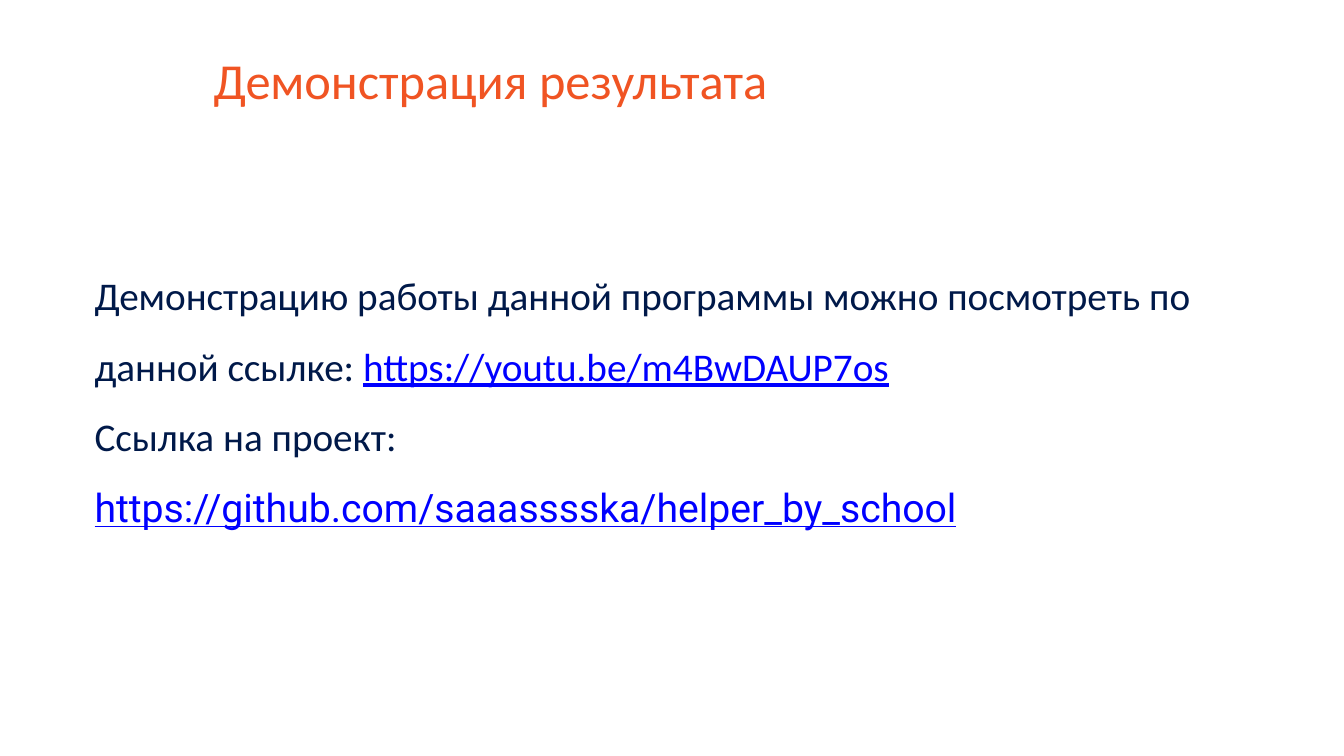
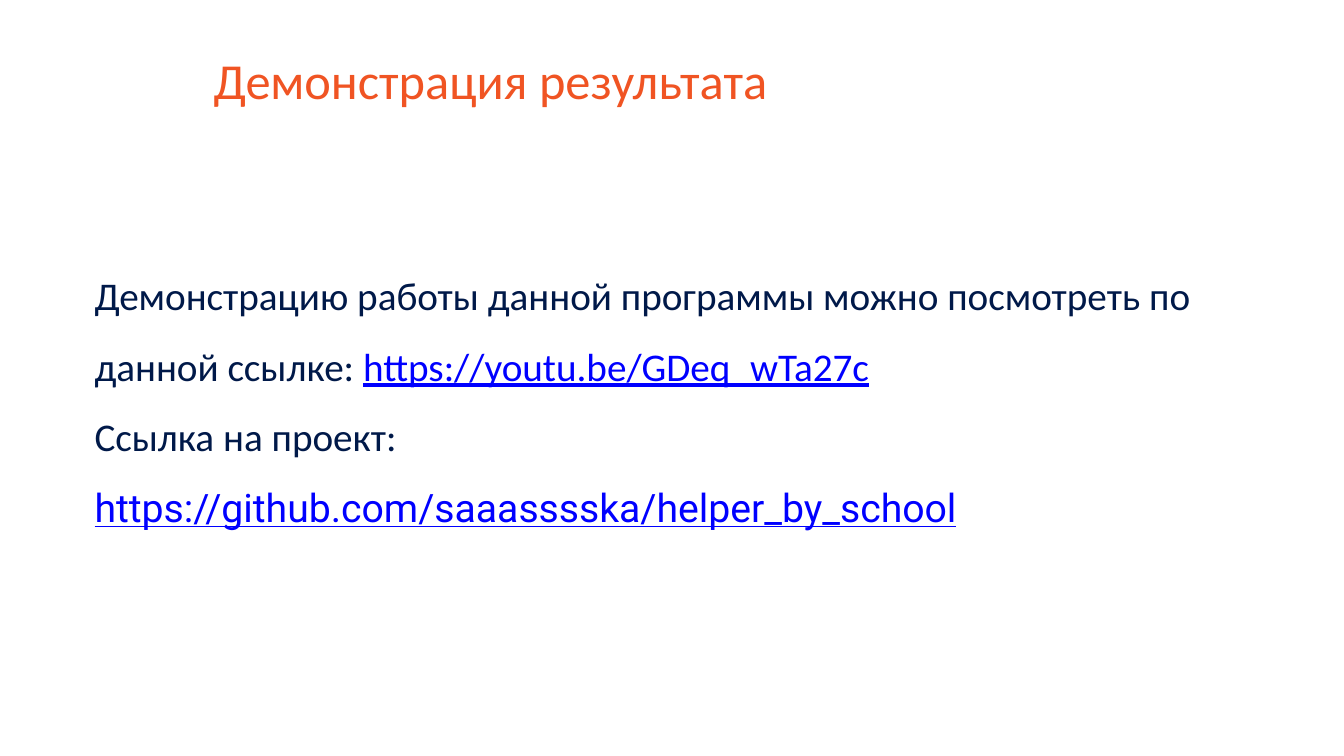
Before and after one commit to saaasssska/helper_by_school, a slide deck: slide 8 of Documentation/10-_22.02._._.pptx. Drawn at 1344x756 pixels with LibreOffice and Linux fonts; fonts in the diff are those of the drawing; background and template pictures are left out. Boxes give left, top, right and bottom in pixels: in the first picture for what was removed or moved away, otherwise in the second. Text is boxed around its words. In the diff, an @@ line names an element or a change of style, - is before the commit and + after.

```diff
--- a/Documentation/10-_22.02._._.pptx
+++ b/Documentation/10-_22.02._._.pptx
@@ text at bbox=[95, 283, 1190, 388]: text changed @@
-Демонстрацию работы данной программы можно посмотреть по данной ссылке: https://youtu.be/m4BwDAUP7os
+Демонстрацию работы данной программы можно посмотреть по данной ссылке: https://youtu.be/GDeq_wTa27c
```
Also in this commit, not shown: 4 other files.
